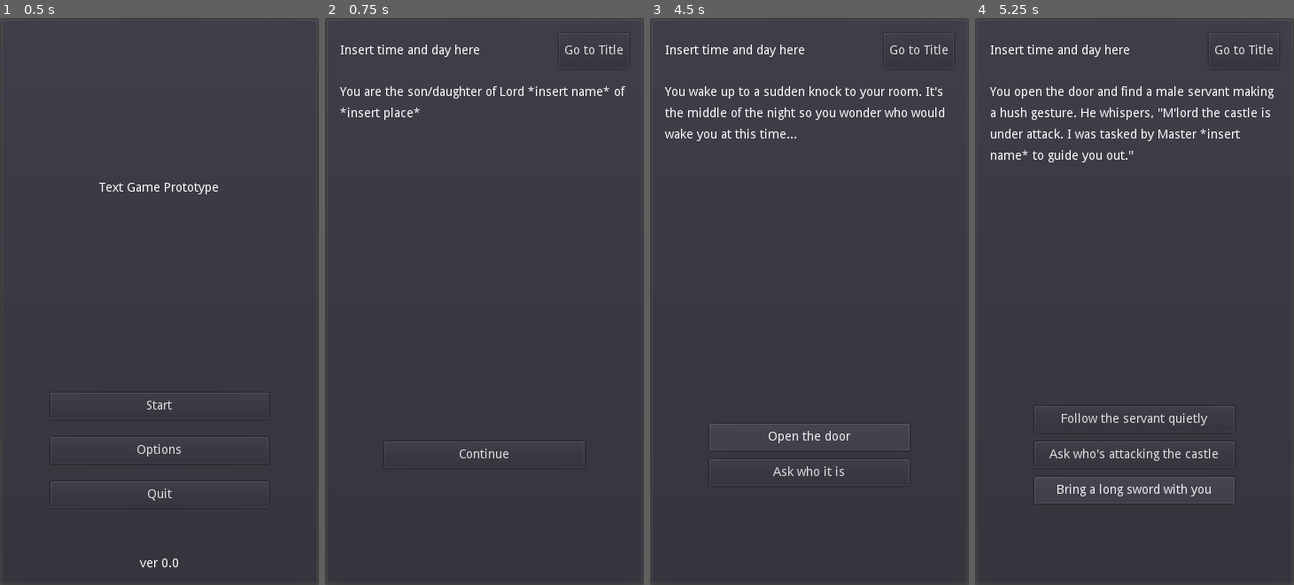
Above: before the commit, frames 1-4 (left to right).
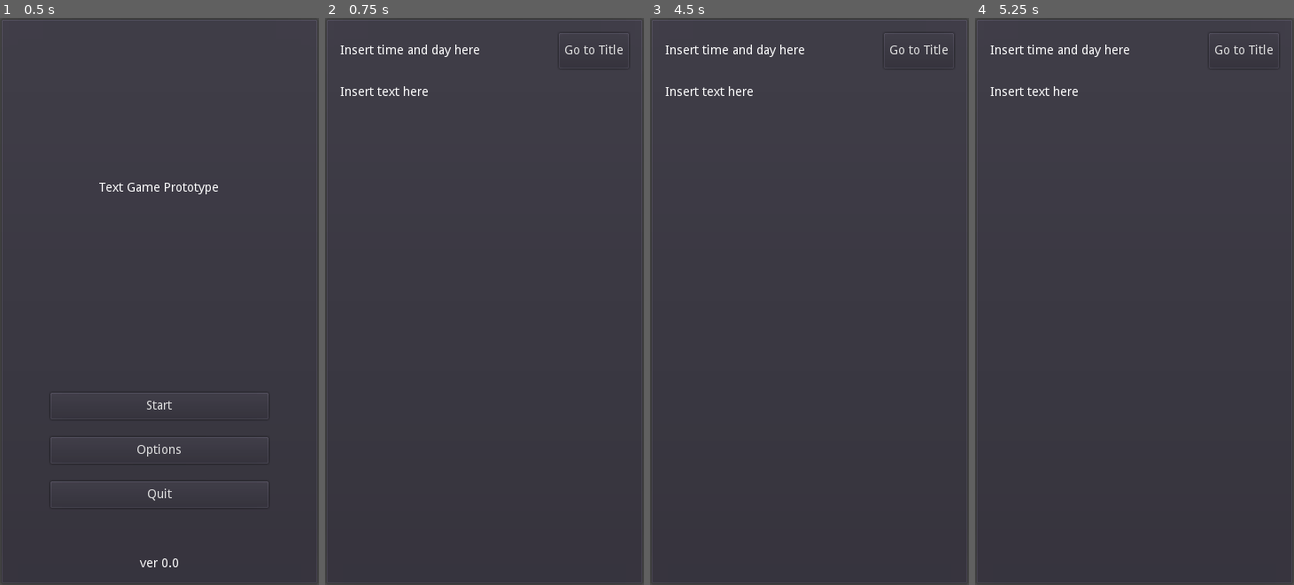
Above: after the commit, the same moments.

Repository: philipuriarte/A-Churchyard-of-Orphans
Game: Godot game, scene res://scenes/main.tscn
The game is run twice, just before and just after one commit, with the same random seed, the same clock (stepped at 60 frames per second) and the same inputs.
Inputs (mouse positions are in pixels of both pictures, inside the frame that each line leads up to):
- Up to frame 1 (0.5 s): no input
- Up to frame 2 (0.75 s): click "Start" at 0.5 s
- Up to frame 3 (4.5 s): click "Go to Title" at 1.25 s; click "Start" at 2 s; click "Go to Title" at 2.75 s; click "Start" at 3.5 s; click (809, 454) at 4.25 s, where only the run before the commit has a clickable "Continue"
- Up to frame 4 (5.25 s): click (1134, 437) at 5 s, where only the run before the commit has a clickable "Open the door"

Frame 1 is identical in both runs. In frame 2, 1.0% of the frame differs, in the area x 4-95%, y 12-78%; in frame 3, 2.1%; in frame 4, 3.4%, in the area x 4-94%, y 12-86%.
Error after the commit: Invalid get index 'prologue' (on base: 'Dictionary'). (res://logic/content.gd:37)

Commit message:
Update id keys and output values in content_dict

Diff:
--- a/logic/content_dict.gd
+++ b/logic/content_dict.gd
@@ -4,31 +4,31 @@
 
 # Dictionary that contains all the text content of the game
 var content_dict := {
-	"prologue": {
+	"000_prologue": {
 		"narr_text": "You are the son/daughter of Lord *insert name* of *insert place*",
 		"choices": {
 			1: {
 				"text": "Continue",
-				"output": "intro"
+				"output": "001_intro"
 			}
 		}
 	},
 
-	"intro": {
+	"001_intro": {
 		"narr_text": "You wake up to a sudden knock to your room. It's the middle of the night so you wonder who would wake you at this time...",
 		"choices": {
 			1: {
 				"text": "Open the door",
-				"output": "open_door"
+				"output": "001_open_door"
 			},
 			2: {
 				"text": "Ask who it is",
-				"output": "ask_who"
+				"output": "001_ask_who"
 			}
 		}
 	},
 
-	"open_door": {
+	"001_open_door": {
 		"narr_text": "You open the door and find a male servant making a hush gesture. He whispers, \"M'lord the castle is under attack. I was tasked by Master *insert name* to guide you out.\"",
 		"choices": {
 			1: {
@@ -43,7 +43,7 @@
 		}
 	},
 
-	"ask_who": {
+	"001_ask_who": {
 		"narr_text": "You ask who is it. But you're replied with another knock.",
 		"choices": {
 			1: {
